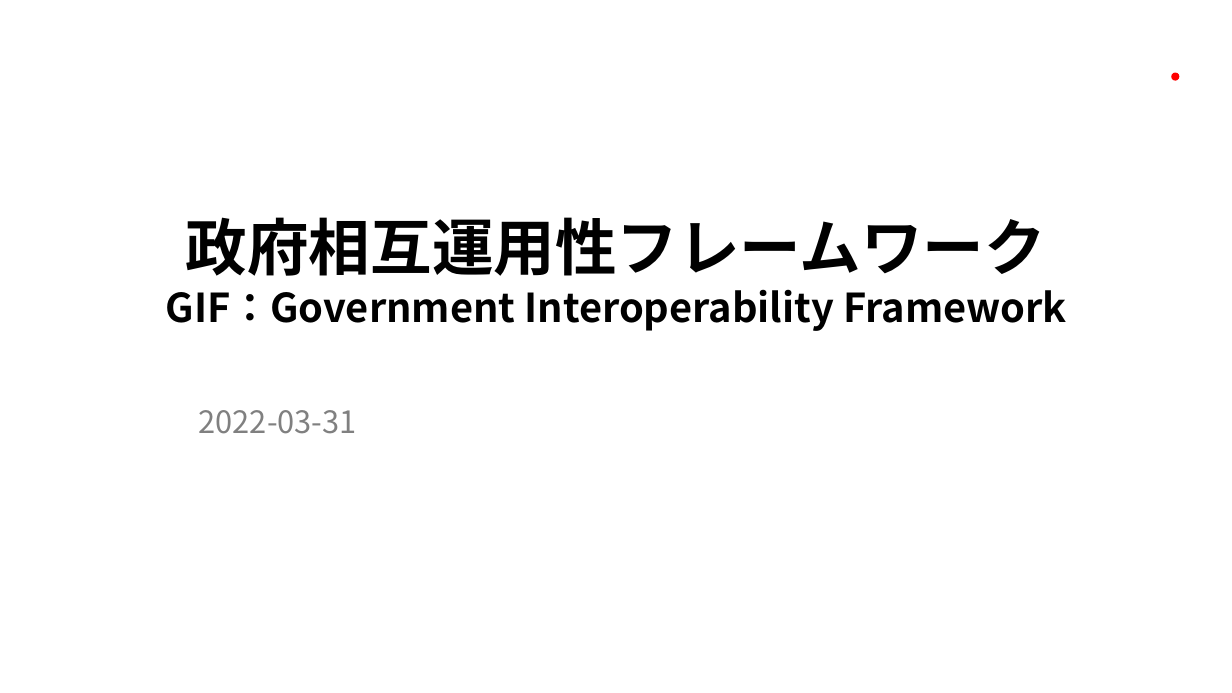
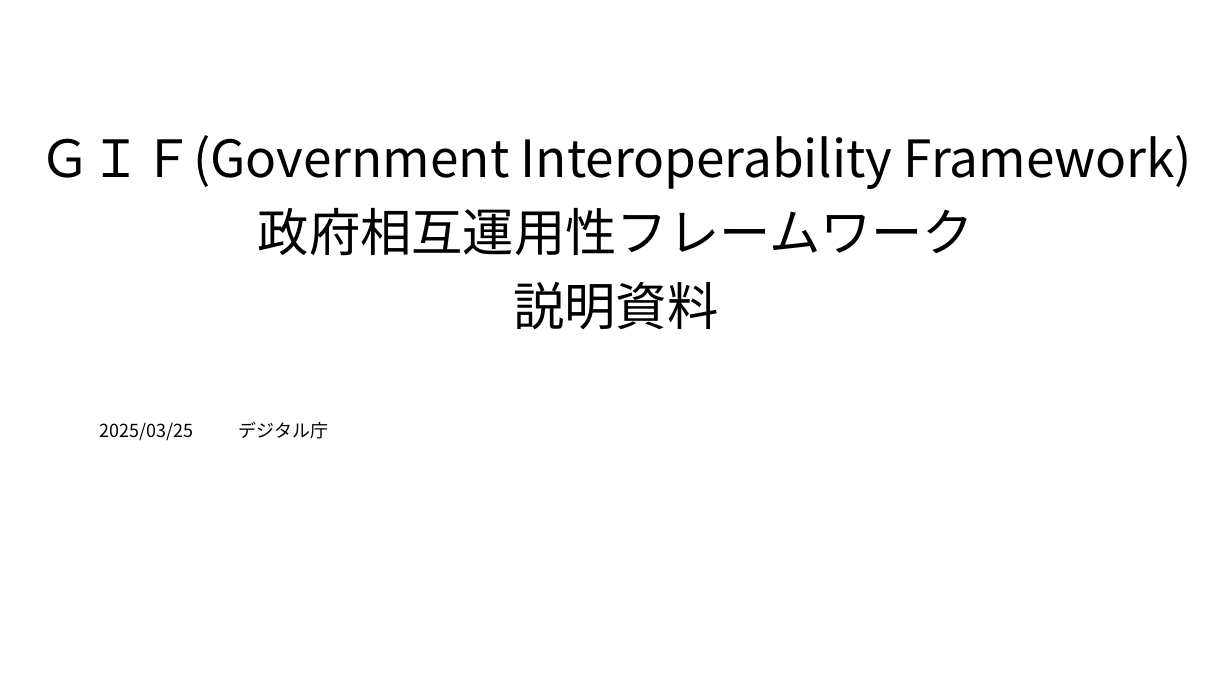
Before and after one commit to JDA-DM/GIF, a slide deck: slide 1 of 410_全体説明/411_GIF説明資料.pptx. Drawn at 1232x693 pixels with LibreOffice and Linux fonts; fonts in the diff are those of the drawing; background and template pictures are left out. Boxes give left, top, right and bottom in pixels: in the first picture for what was removed or moved away, otherwise in the second. Text is boxed around its words. In the diff, an @@ line names an element or a change of style, - is before the commit and + after.

```diff
--- a/410_全体説明/411_GIF説明資料.pptx
+++ b/410_全体説明/411_GIF説明資料.pptx
@@ ellipse removed at [1172, 73, 1180, 81] @@
@@ title "ＧＩＦ(Government Interoperability Framework) 政府相互運用性フレームワーク 説明 ..." at [40, 135, 1192, 330]: vertical alignment bottom to top @@
@@ title at [40, 135, 1192, 330]: text changed; size 31 to 40 pt; bold off @@
-政府相互運用性フレームワーク
-GIF：Government Interoperability Framework
+ＧＩＦ(Government Interoperability Framework)
+政府相互運用性フレームワーク
+説明資料
@@ subtitle removed at [199, 410, 357, 434] @@
-2022-03-31
@@ subtitle added at [99, 422, 193, 441], 14 pt, text #000000 @@
+2025/03/25
@@ text added at [239, 422, 329, 439], 14 pt, text #000000 @@
+デジタル庁
```
Also in this commit, not shown: 9 other slides changed, 53 slides added, 15 slides removed.
